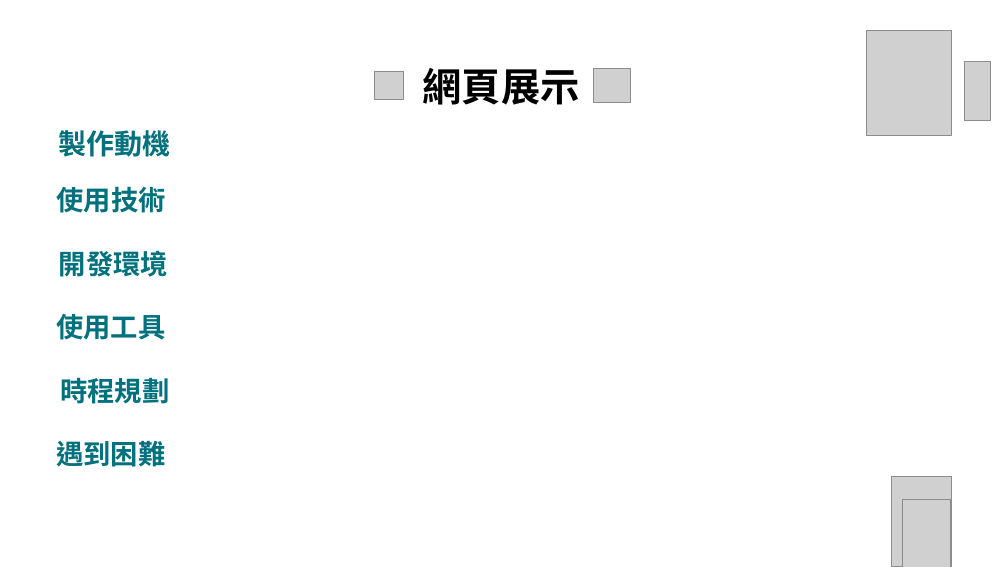
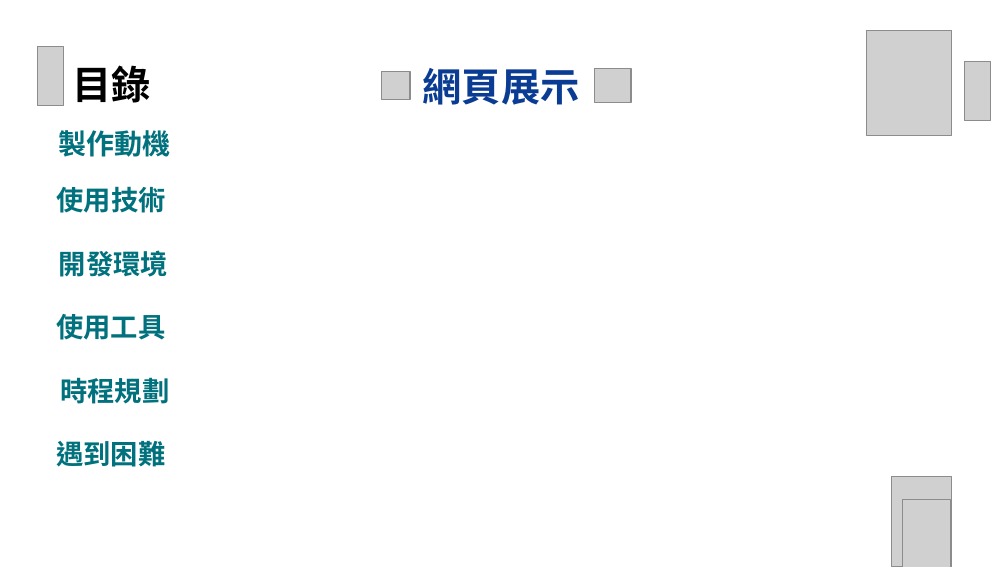
Before and after one commit to wsadtref95/aaa, a slide deck: slide 9 of 資展國際 小專.pptx. Drawn at 1008x567 pixels with LibreOffice and Linux fonts; fonts in the diff are those of the drawing; grey boxes stand for pictures; background and template pictures are left out. Boxes give left, top, right and bottom in pixels: in the first picture for what was removed or moved away, otherwise in the second. Text is boxed around its words. In the diff, an @@ line names an element or a change of style, - is before the commit and + after.

```diff
--- a/資展國際 小專.pptx
+++ b/資展國際 小專.pptx
@@ picture added at [37, 46, 64, 105] @@
@@ title "網頁展示" at [423, 68, 580, 105]: text colour #000000 to #093C92 @@
@@ text added at [72, 65, 150, 103], 28 pt, text #000000, bold @@
+目錄
@@ picture: place and size @@
-picture at [374, 72, 403, 100]
+picture at [381, 72, 410, 100]
```
Also in this commit, not shown: 8 other slides changed, 1 slide added.
